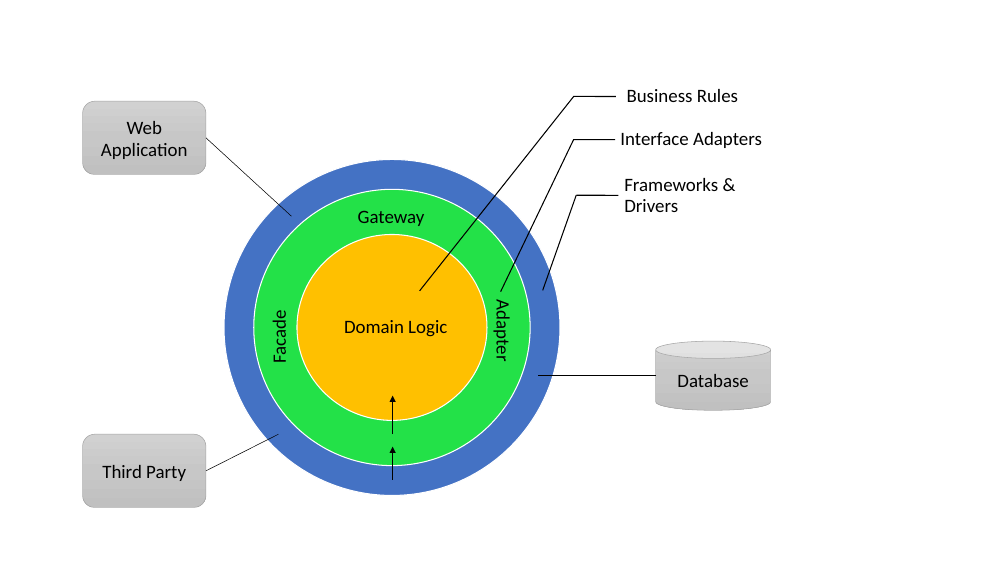
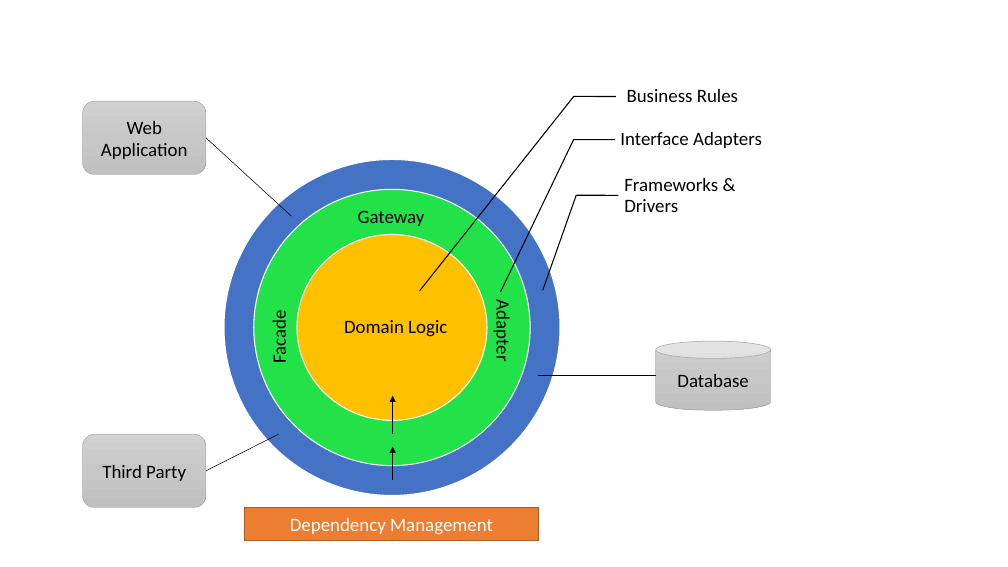
Before and after one commit to linus123/linus123.github.io, a slide deck: slide 6 of docs/Architecture20170314.pptx. Drawn at 1008x567 pixels with LibreOffice and Linux fonts; fonts in the diff are those of the drawing. Boxes give left, top, right and bottom in pixels: in the first picture for what was removed or moved away, otherwise in the second. Text is boxed around its words. In the diff, an @@ line names an element or a change of style, - is before the commit and + after.

Commit message:
Added dependency management to slides.

```diff
--- a/docs/Architecture20170314.pptx
+++ b/docs/Architecture20170314.pptx
@@ rectangle added at (244, 507, 538, 540), fill #ED7D31, outline #AF5C24 1 pt, 18 pt, text #FFFFFF @@
+Dependency Management
```
Also in this commit, not shown: 2 other files.
